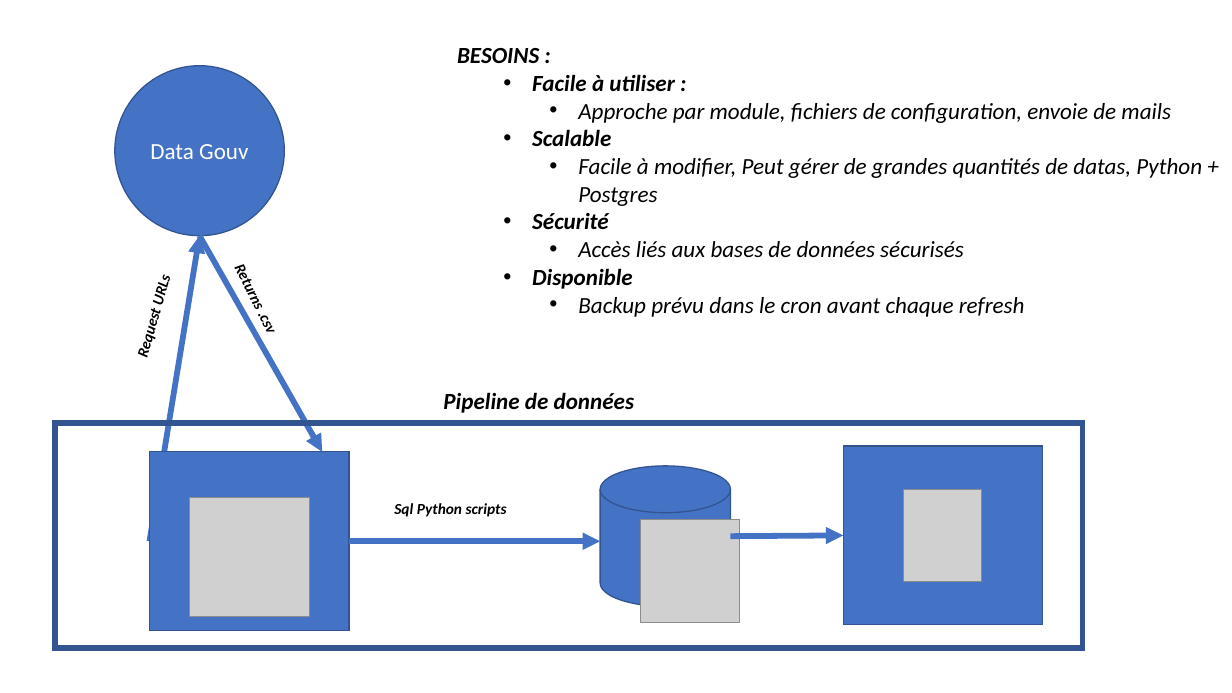
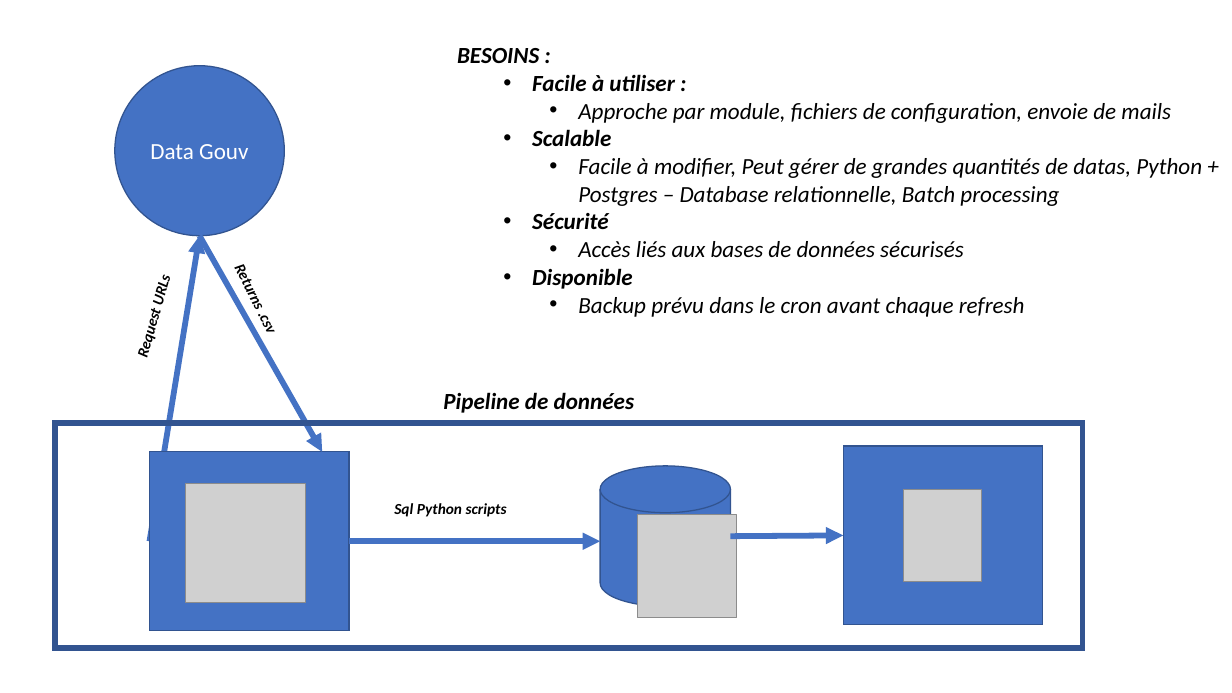
Before and after one commit to antoinersw/data-pipeline, a slide deck: slide 5 of présentation.pptx. Drawn at 1232x693 pixels with LibreOffice and Linux fonts; fonts in the diff are those of the drawing; grey boxes stand for pictures. Boxes give left, top, right and bottom in pixels: in the first picture for what was removed or moved away, otherwise in the second. Text is boxed around its words. In the diff, an @@ line names an element or a change of style, - is before the commit and + after.

```diff
--- a/présentation.pptx
+++ b/présentation.pptx
@@ text at box(578, 158, 1202, 206): text changed @@
-    • Facile à modifier, Peut gérer de grandes quantités de datas, Python + Postgres
+    • Facile à modifier, Peut gérer de grandes quantités de datas, Python + Postgres – Database relationnelle, Batch processing
@@ picture: place and size @@
-picture at box(189, 498, 309, 617)
+picture at box(186, 483, 305, 603)
@@ picture: place and size @@
-picture at box(640, 519, 740, 622)
+picture at box(638, 515, 738, 617)
```
Also in this commit, not shown: 1 other slide changed, 1 slide added, 8 other files.
